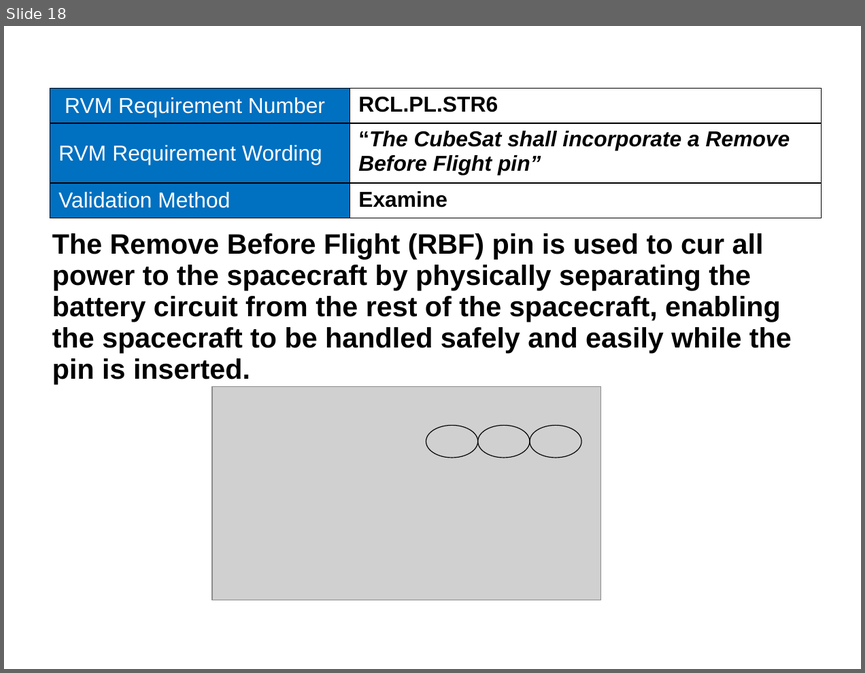
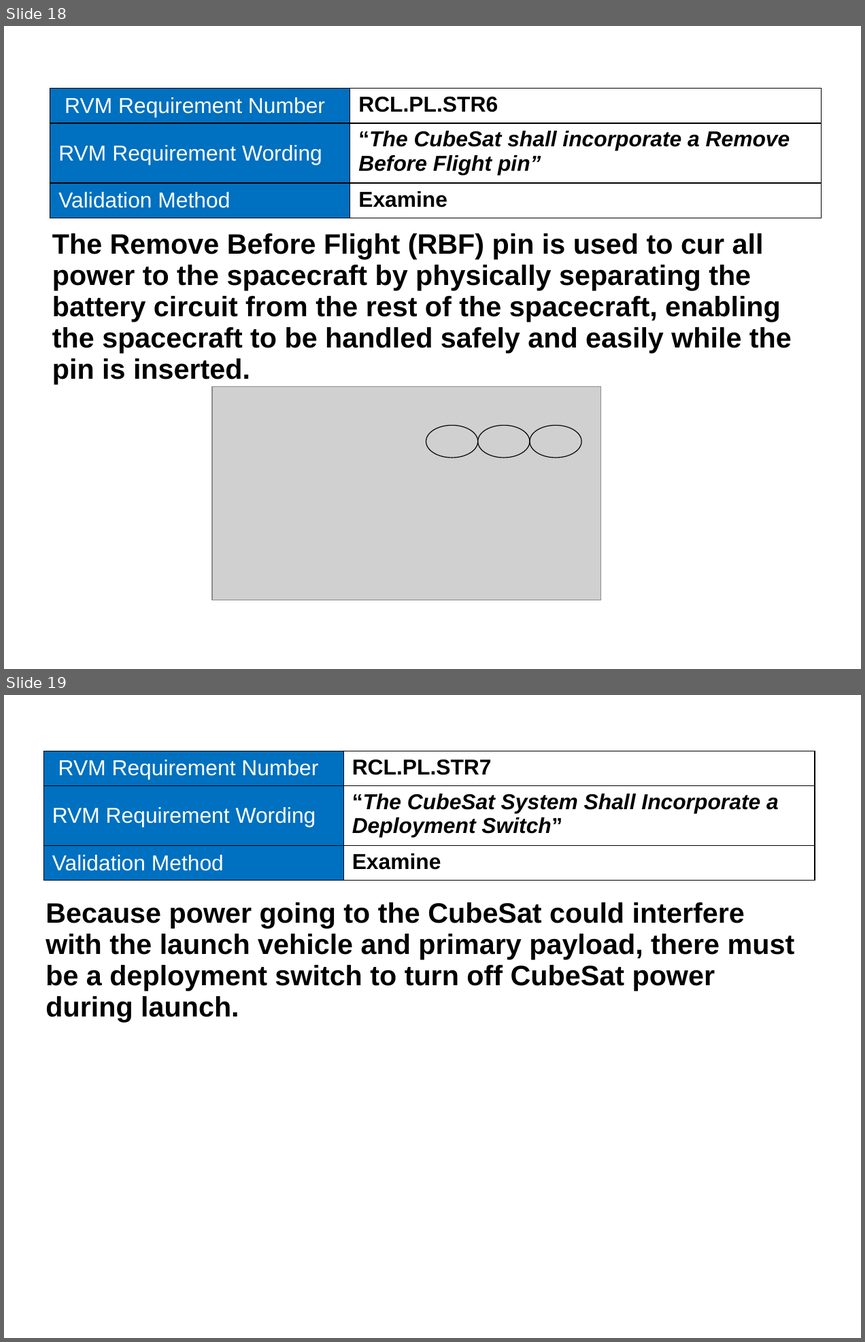
Before and after one commit to RascalSeniorDesign/Preliminary-Design, a slide deck: CMQA/Presentations/SRR Presentation.pptx. Shown one above the other, each under a label of ours: slide 18 before the commit, slides 18 and 19 after it. The pictures are 865x673 and 865x1342 pixels, drawn with LibreOffice and Linux fonts; fonts in the diff are those of the drawing; grey boxes stand for pictures; background and template pictures are left out. Boxes give left, top, right and bottom in pixels: in the first picture for what was removed or moved away, otherwise in the second. Text is boxed around its words. In the diff, an @@ line names an element or a change of style, - is before the commit and + after.

```diff
--- a/CMQA/Presentations/SRR Presentation.pptx
+++ b/CMQA/Presentations/SRR Presentation.pptx
@@ slide 19 added at (x1=4, y1=695, x2=861, y2=1338), background picture (left out) @@
@@ table added at (x1=43, y1=751, x2=815, y2=881), 3 rows, 2 columns @@
+RVM Requirement Number | RCL.PL.STR7
+RVM Requirement Wording | “The CubeSat System Shall Incorporate a Deployment Switch”
+Validation Method | Examine
@@ title added at (x1=352, y1=759, x2=492, y2=775), 32 pt, text #FFFFFF, italic @@
+RCL.PL.STR7
@@ text added at (x1=45, y1=902, x2=795, y2=1022), 26 pt, text #000000, bold @@
+Because power going to the CubeSat could interfere with the launch vehicle and primary payload, there must be a deployment switch to turn off CubeSat power during launch.
```
Also in this commit, not shown: 7 other slides added, 9 slides removed.
